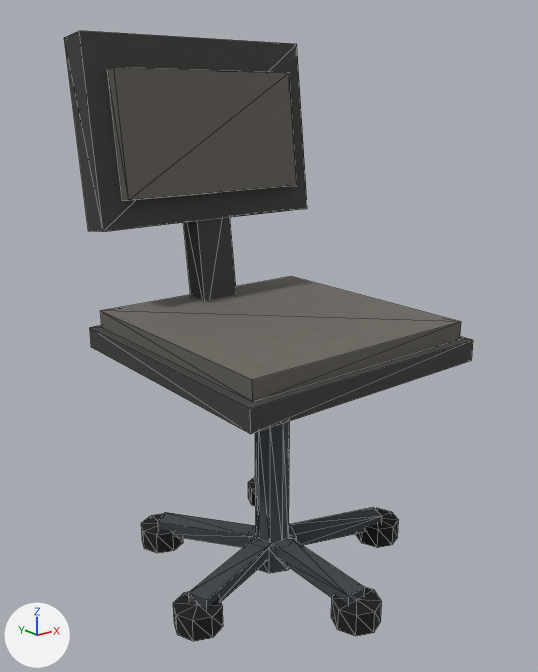
The glTF model assets/environment/office/props/models/chair.glb as it was, and as the next commit left it.
One viewpoint serves both versions: a camera (50 mm lens) standing at (-0.746, -0.923, 0.799) and looking at (-0.01, -0.003, 0.431). Arrows for +X, +Y and +Z are at lower left; the lights stay in place. The older version comes first. Mesh edges are drawn as thin lines. Vertices at exactly the same position are counted once.

Objects in the first picture: 'core_chair'.
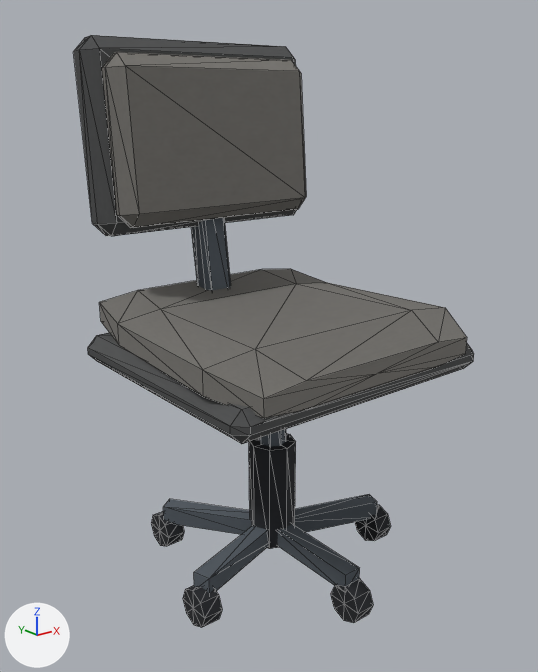
Changed parts and their boxes (x1, y1, x2, y2) in the pictures (538 x 672 px; the box of a moved part takes in the faces that stretch with it):
'core_chair', reshaped
    before: (64, 31, 473, 642)
    after: (73, 35, 474, 628)
part 1 of me_core_chair, added
    after: (278, 524, 360, 586)
part 2 of me_core_chair, added
    after: (331, 579, 373, 623)
part 3 of me_core_chair, added
    after: (183, 585, 222, 628)
part 4 of me_core_chair, added
    after: (151, 511, 184, 546)
part 5 of me_core_chair, added
    after: (355, 505, 391, 541)
part 6 of me_core_chair, moved or reshaped
    before: (255, 421, 290, 544)
    after: (249, 433, 296, 549)
part 7 of me_core_chair, moved or reshaped
    before: (249, 536, 297, 574)
    after: (259, 429, 286, 447)
part 8 of me_core_chair, rebuilt
    before: (90, 325, 473, 434)
    after: (88, 333, 474, 444)
part 9 of me_core_chair, rebuilt (18% taller)
    before: (101, 276, 461, 402)
    after: (99, 269, 467, 418)
part 10 of me_core_chair, rebuilt
    before: (184, 217, 237, 301)
    after: (191, 218, 231, 290)
part 11 of me_core_chair, rebuilt (8% narrower)
    before: (64, 31, 307, 232)
    after: (73, 35, 297, 236)
part 12 of me_core_chair, rebuilt (8% wider, 32% taller)
    before: (108, 67, 297, 200)
    after: (102, 52, 306, 228)
part 13 of me_core_chair, deleted
    before: (141, 477, 399, 642)
part 14 of me_core_chair, moved or reshaped
    before: (158, 507, 382, 608)
    after: (163, 494, 377, 594)

The change in detail:
me_core_chair is used by ob_core_chair; location (0.0, 0.0, 0.0).
me_core_chair had 240 vertices, 392 faces and spanned x -0.245..0.245, y -0.256..0.251, z 0.0..0.902.
me_core_chair now has 300 vertices, 524 faces and spans x -0.245..0.245, y -0.237..0.243, z 0.0..0.897.
me_core_chair part 1: a new loose piece, a box spanning x -0.015..0.015, y -0.205..0.0, z 0.052..0.084, in mat_core_chair_mat.
me_core_chair part 2: a new loose piece, an 8-sided cylinder along x spanning x -0.017..0.017, y -0.237..-0.173, z 0.0..0.064, in mat_core_chair_mat.
me_core_chair part 3: a new loose piece, an 8-sided cylinder along x spanning x -0.212..-0.178, y -0.095..-0.031, z 0.0..0.064, in mat_core_chair_mat.
me_core_chair part 4: a new loose piece, an 8-sided cylinder along x spanning x -0.137..-0.103, y 0.134..0.198, z 0.0..0.064, in mat_core_chair_mat.
me_core_chair part 5: a new loose piece, an 8-sided cylinder along x spanning x 0.178..0.212, y -0.095..-0.031, z 0.0..0.064, in mat_core_chair_mat.
me_core_chair part 6: the loose piece of 20 vertices spanning x -0.03..0.03, y -0.03..0.03, z 0.04..0.28 is scaled about its middle by (1.37, 1.37, 0.792), then moved by (0.0, 0.0, -0.017).
me_core_chair part 7: the loose piece of 20 vertices spanning x -0.045..0.045, y -0.045..0.045, z 0.0..0.05 is scaled about its middle by (0.533, 0.533, 3.8), then moved by (0.0, 0.0, 0.29).
me_core_chair part 8: the loose piece of 9 vertices spanning x -0.225..0.225, y -0.235..0.215, z 0.4..0.435 is rebuilt with 24 vertices and now spans x -0.245..0.245, y -0.237..0.203, z 0.381..0.429.
me_core_chair part 9: the loose piece of 9 vertices spanning x -0.21..0.21, y -0.22..0.2, z 0.435..0.465 is rebuilt with 34 vertices and now spans x -0.245..0.245, y -0.237..0.202, z 0.41..0.489.
me_core_chair part 10: the loose piece of 9 vertices spanning x -0.035..0.035, y 0.143..0.216, z 0.428..0.662 is rebuilt with 24 vertices and now spans x -0.027..0.027, y 0.14..0.226, z 0.428..0.758.
me_core_chair part 11: the loose piece of 9 vertices spanning x -0.215..0.215, y 0.159..0.251, z 0.598..0.902 is rebuilt with 24 vertices and now spans x -0.215..0.215, y 0.155..0.243, z 0.591..0.897.
me_core_chair part 12: the loose piece of 9 vertices spanning x -0.175..0.175, y 0.145..0.191, z 0.649..0.851 is rebuilt with 24 vertices and now spans x -0.194..0.194, y 0.118..0.192, z 0.608..0.872.
me_core_chair part 13: 8 loose pieces with 123 vertices, spanning x -0.245..0.245, y -0.256..0.215, z 0.0..0.42, are deleted.
Part 14, on me_core_chair:
32 vertices are removed from x -0.211..0.211, y -0.084..0.185, z 0.027..0.053.
48 faces are deleted.
16 vertices are added at x -0.2..0.2, y -0.078..0.175, z 0.052.
16 new vertices lie (0.0, 0.0, 0.032) away from vertices in x -0.2..0.2, y -0.078..0.175, z 0.052.
48 new faces join them.
Other edits to the shape of me_core_chair do not show in these pictures.
